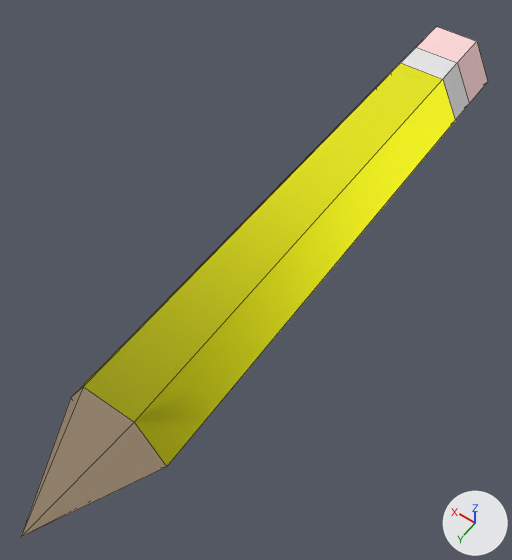
Renders of the OBJ model blog/2025/03/06/3d-pencil/pencil.obj from each side of a commit.
The view is the same before and after, from a camera (50 mm lens) standing at (-4.62, 2.77, 10.11) and looking at (0.17, -3.94, -0.44). Arrows for +X, +Y and +Z are at lower right; the lights stay in place. The first picture is the older version. Mesh edges are drawn as thin lines. Where no turn or scale is listed for an object, it has been applied to the vertices.

Names of what the first picture shows: 'HexagonPrism'.
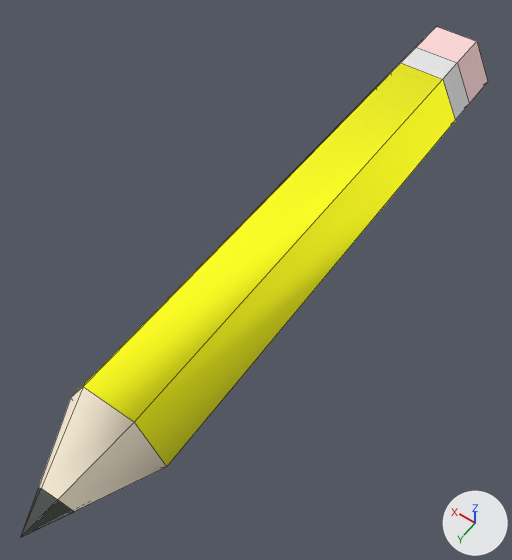
Location of each change, (x1, y1, x2, y2) in pixels of the pictures (512 x 560 px):
'HexagonPrism', recoloured, reshaped: (21, 27, 488, 537) in both
part 1 of me_hexagonprism, reshaped: (21, 387, 167, 537) in both

What the commit changed:
Material 'WoodCone' (mat_woodcone) changes colour from beige #e7cbaa to pale yellow #f7ebd3; in linear values from (0.8, 0.6, 0.4) to (0.93, 0.83, 0.65).
Material 'Graphite' (mat_graphite) is new.
Its base color is (0.049, 0.055, 0.0487) (dark grey #3f423e).
me_hexagonprism is used by ob_hexagonprism; location (0.0, 0.0, 0.0).
me_hexagonprism had 25 vertices, 26 faces and spanned x -1.0..1.0, y -11.5..2.0, z -0.87..0.87.
me_hexagonprism now has 31 vertices, 32 faces and spans x -1.0..1.0, y -11.5..2.0, z -0.87..0.87.
Part 1, on me_hexagonprism:
6 faces are deleted.
6 vertices are added at (-0.35, 1.3, 0.0), (0.33, 1.34, 0.0), (0.16, 1.37, 0.27), (-0.16, 1.35, 0.28), (0.13, 1.48, -0.23), (-0.13, 1.47, -0.23).
6 new faces join them, mat_woodcone (pale yellow #f7ebd3).
6 new faces join them, mat_graphite (dark grey #3f423e).
me_hexagonprism gains material mat_graphite (dark grey #3f423e).
